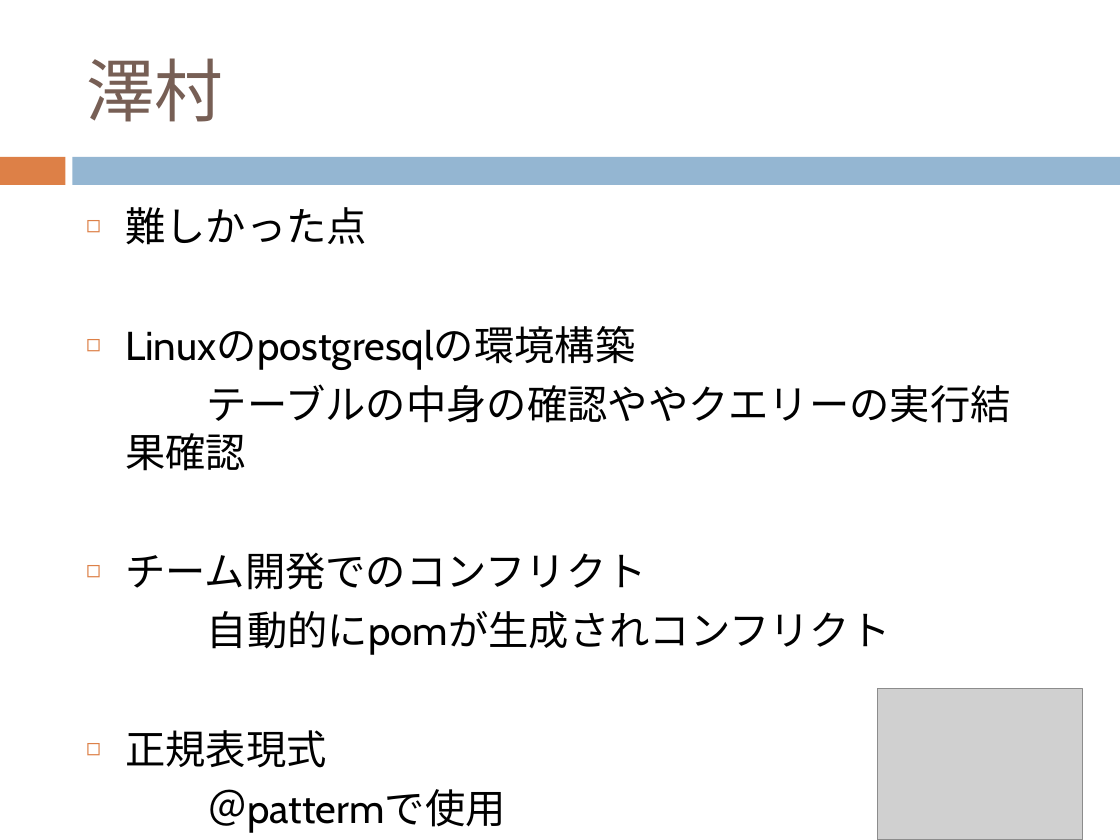
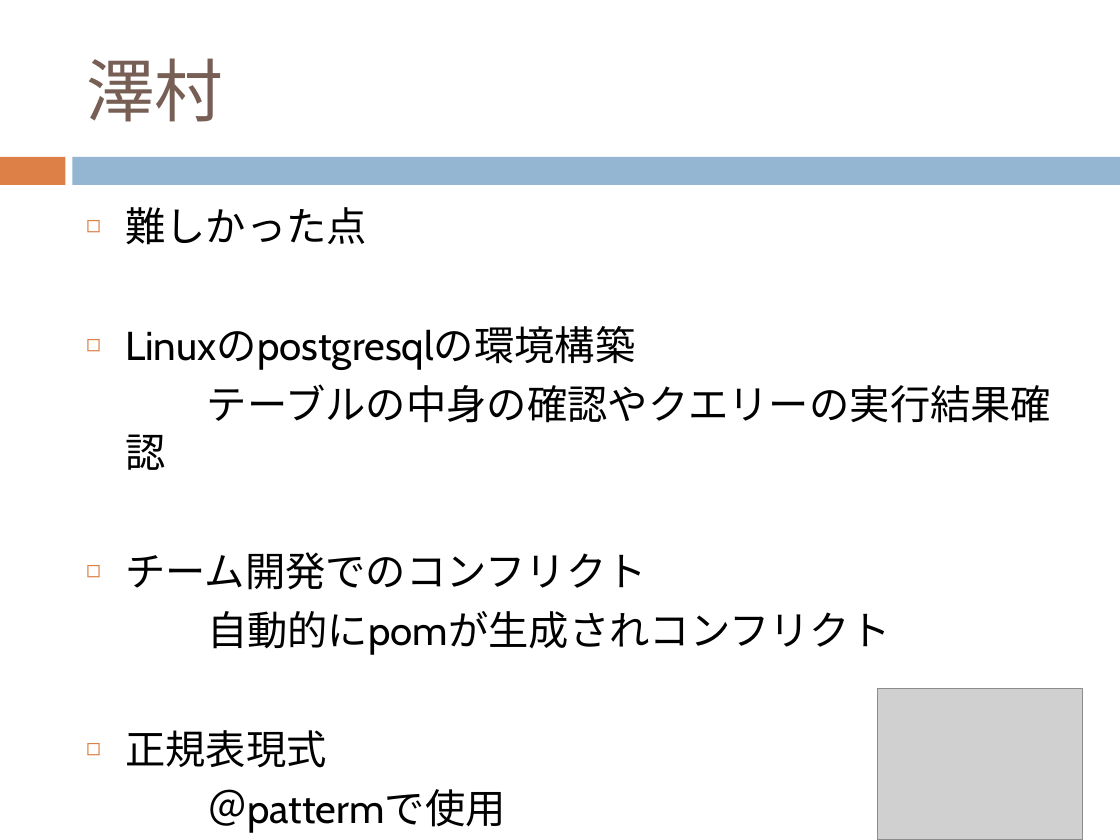
Before and after one commit to chocomegane/springC, a slide deck: slide 19 of document/ECサイト.pptx. Drawn at 1120x840 pixels with LibreOffice and Linux fonts; fonts in the diff are those of the drawing; grey boxes stand for pictures. Boxes give left, top, right and bottom in pixels: in the first picture for what was removed or moved away, otherwise in the second. Text is boxed around its words. In the diff, an @@ line names an element or a change of style, - is before the commit and + after.

```diff
--- a/document/ECサイト.pptx
+++ b/document/ECサイト.pptx
@@ text at (125, 384, 1051, 470): text changed @@
-テーブルの中身の確認ややクエリーの実行結 果確認
+テーブルの中身の確認やクエリーの実行結果確認
```
Also in this commit, not shown: 9 other slides changed, 1 slide added, 1 slide removed, 6 other files.
